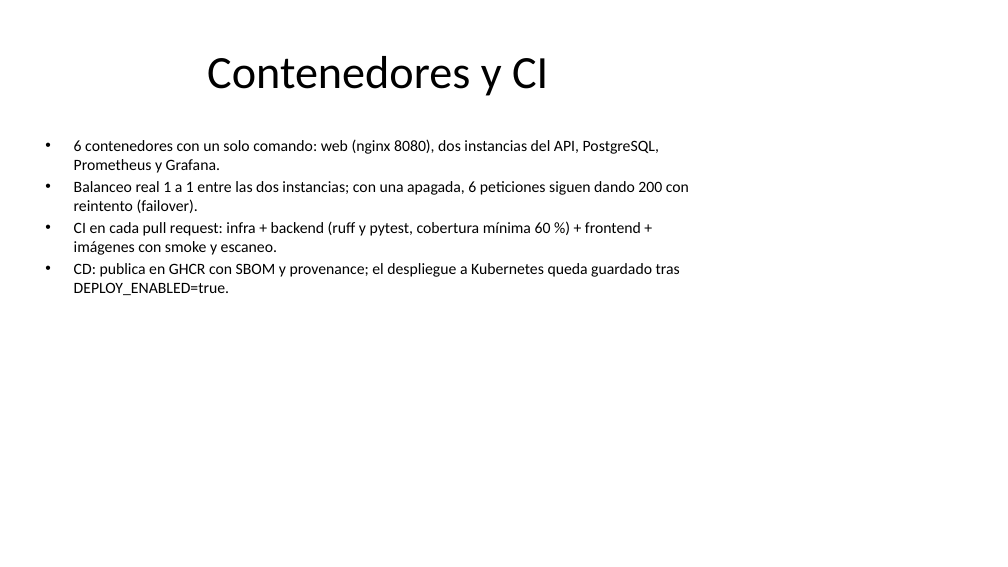
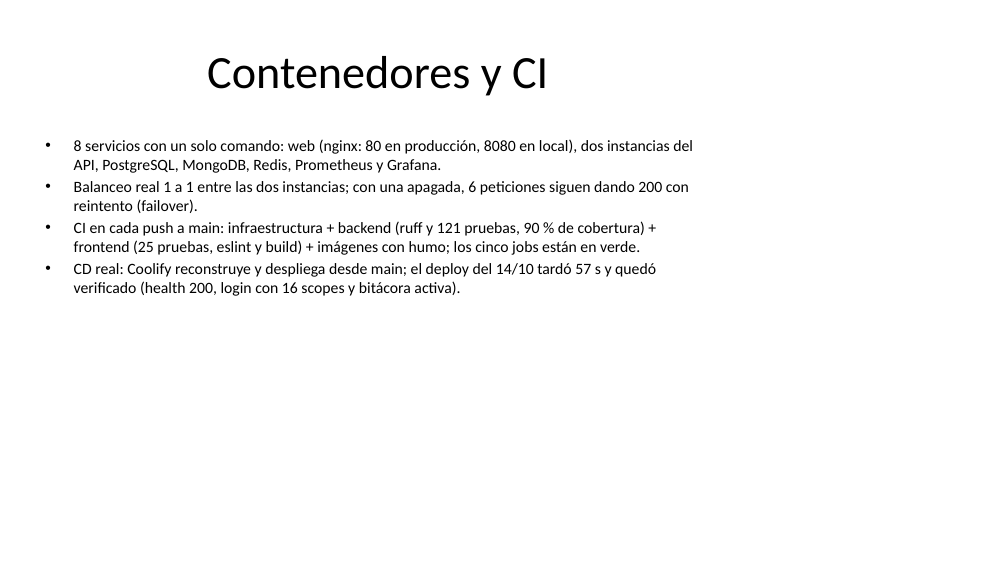
Before and after one commit to rarteagar/gs08-matriculas, a slide deck: slide 8 of docs/informe/exposicion-gs08-2026-10-13.pptx. Drawn at 1008x567 pixels with LibreOffice and Linux fonts; fonts in the diff are those of the drawing. Boxes give left, top, right and bottom in pixels: in the first picture for what was removed or moved away, otherwise in the second. Text is boxed around its words. In the diff, an @@ line names an element or a change of style, - is before the commit and + after.

Commit message:
ci(cd): despliegue del VPS (Coolify) como job de entrega continua
El entorno real del proyecto es el VPS del grupo con Coolify, asi que el CD se
cierra desde GitHub Actions: el job desplegar_vps pide el despliegue por la API
de Coolify al terminar el CI en verde sobre main, espera el estado finished y
verifica produccion (health 200 y el bundle servido).

Queda apagado por la variable VPS_DEPLOY_ENABLED (mismo patron que los otros dos
despliegues del repo) hasta que el dueno configure el secret COOLIFY_TOKEN.

Decision D-32 en docs/decisiones.md; runbook 9 en docs/devops/COMANDOS.md.

```diff
--- a/docs/informe/exposicion-gs08-2026-10-13.pptx
+++ b/docs/informe/exposicion-gs08-2026-10-13.pptx
@@ text at bbox=[74, 139, 693, 173]: text changed @@
-• 6 contenedores con un solo comando: web (nginx 8080), dos instancias del API, PostgreSQL, Prometheus y Grafana.
+• 8 servicios con un solo comando: web (nginx: 80 en producción, 8080 en local), dos instancias del API, PostgreSQL, MongoDB, Redis, Prometheus y Grafana.
@@ text at bbox=[74, 221, 656, 296]: text changed @@
-• CI en cada pull request: infra + backend (ruff y pytest, cobertura mínima 60 %) + frontend + imágenes con smoke y escaneo.
-• CD: publica en GHCR con SBOM y provenance; el despliegue a Kubernetes queda guardado tras DEPLOY_ENABLED=true.
+• CI en cada push a main: infraestructura + backend (ruff y 121 pruebas, 90 % de cobertura) + frontend (25 pruebas, eslint y build) + imágenes con humo; los cinco jobs están en verde.
+• CD real: Coolify reconstruye y despliega desde main; el deploy del 14/10 tardó 57 s y quedó verificado (health 200, login con 16 scopes y bitácora activa).
```
Also in this commit, not shown: 4 other slides changed, 2 slides added, 8 other files.
